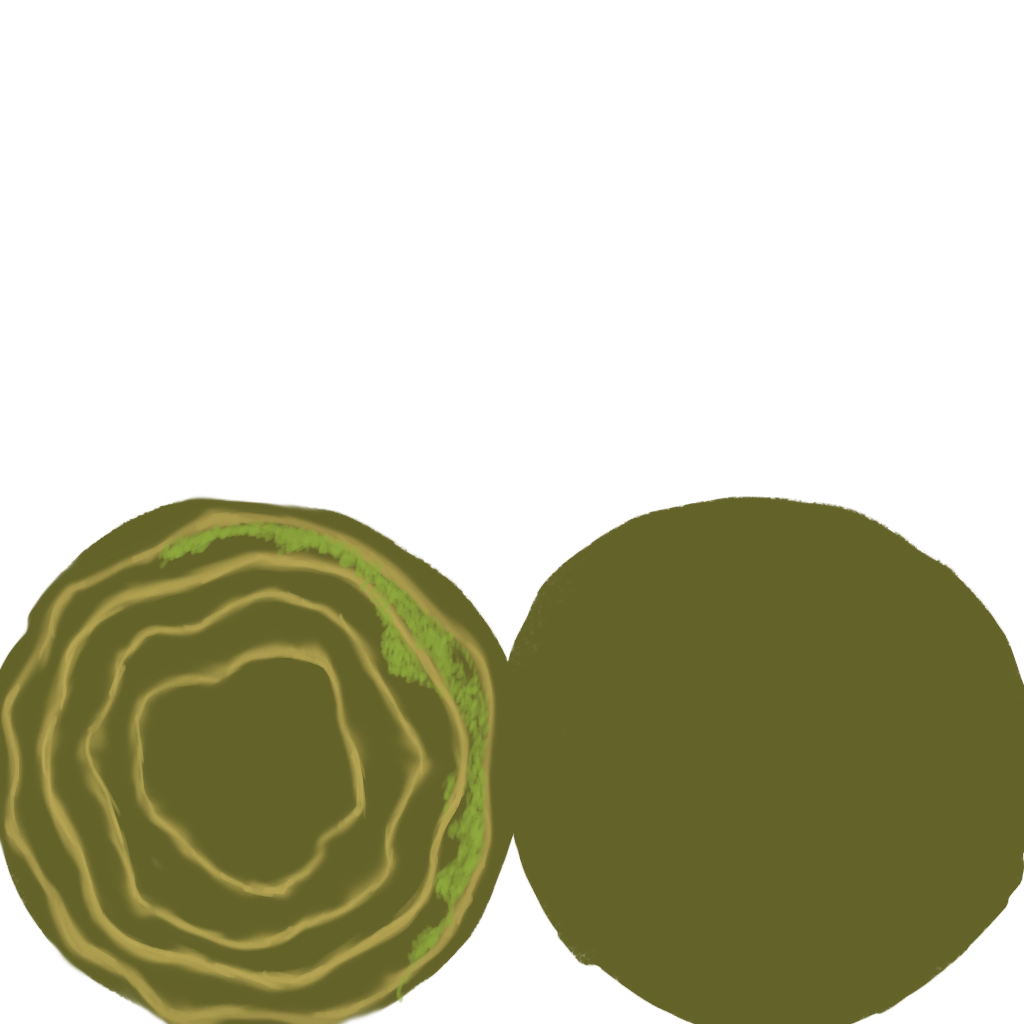
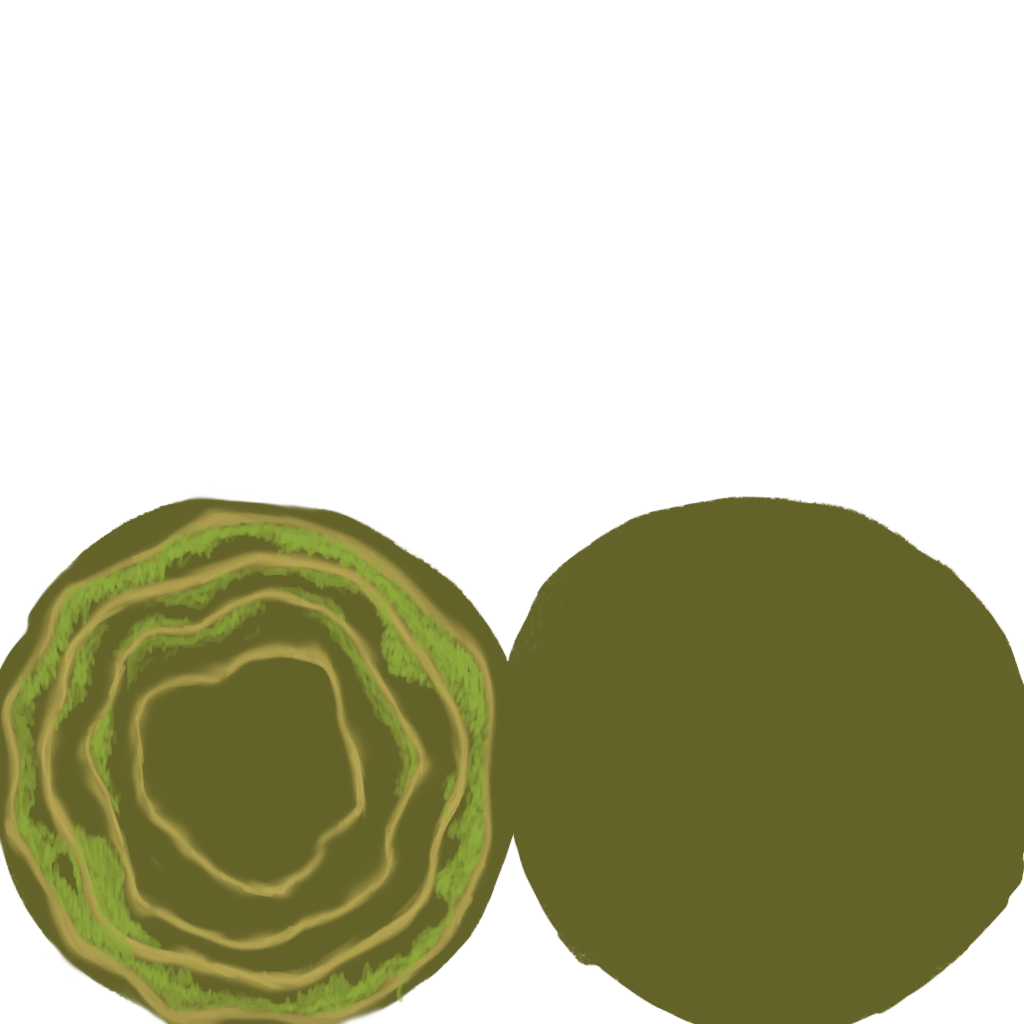
Revision of a layered 1024x1024 image; what changed, layer by layer:
painted on "Laag 4" over [8,524,484,1018]
